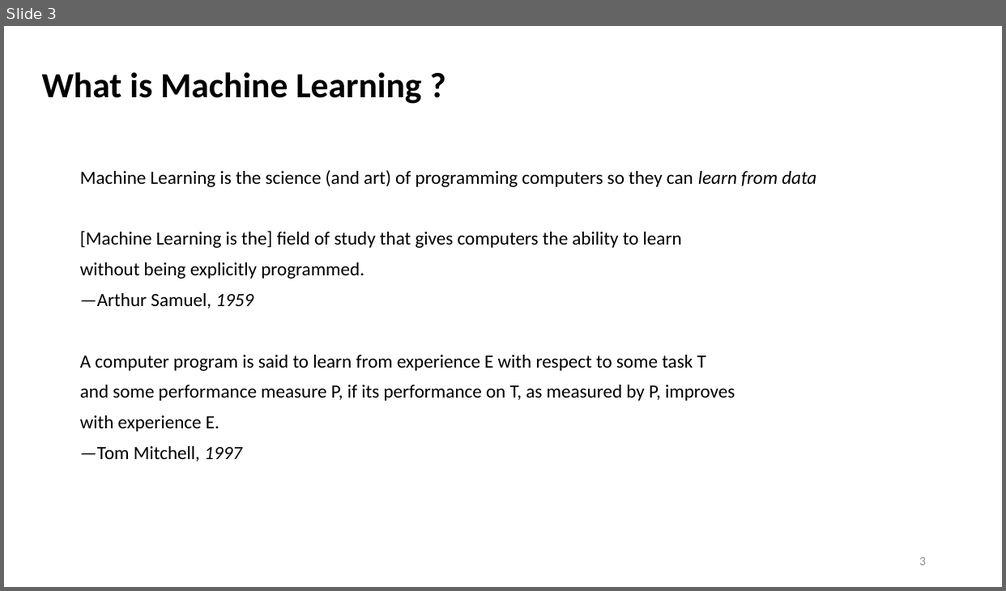
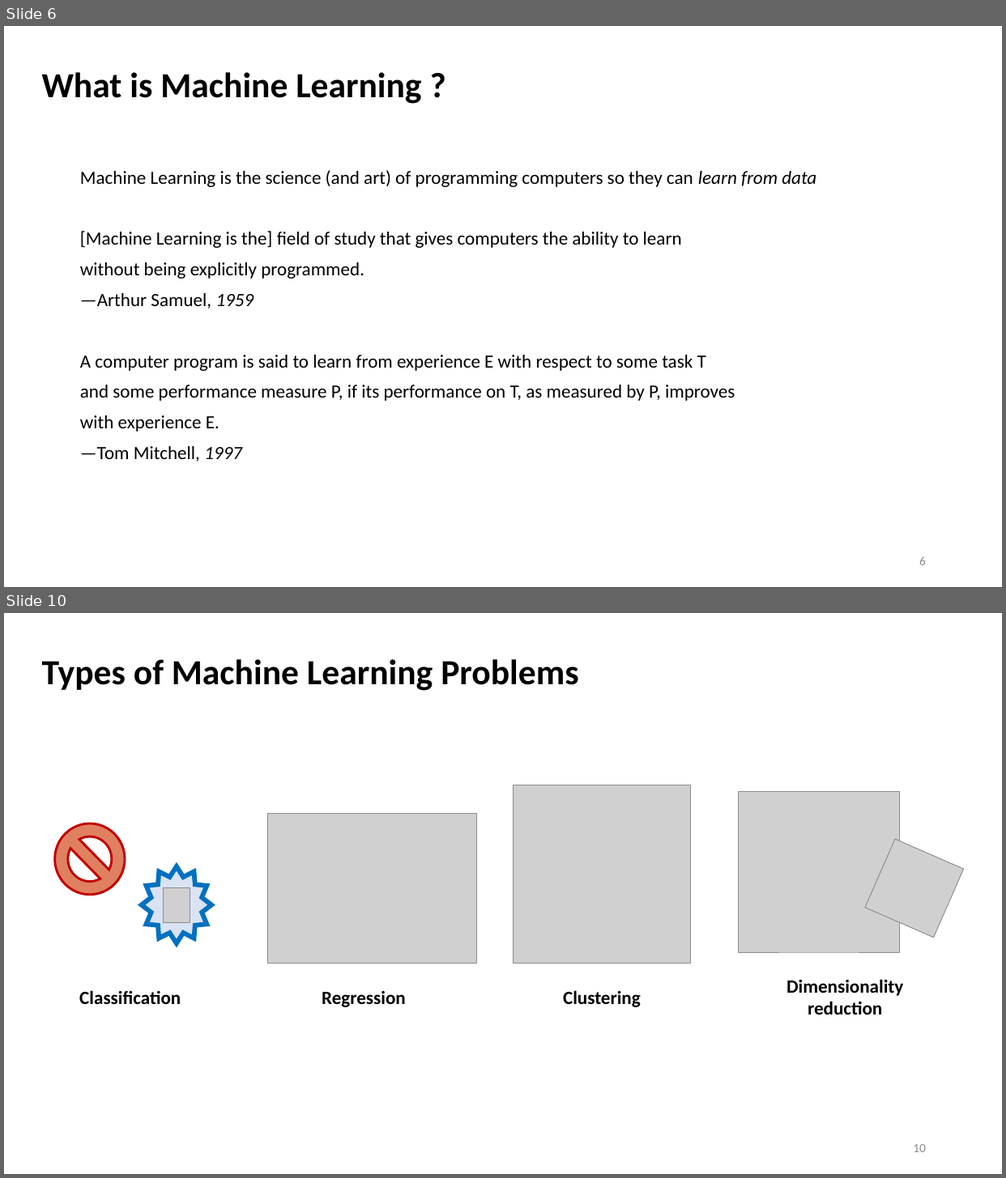
Before and after one commit to khemrajsawant/ML, a slide deck: Machine Learning.pptx. Shown one above the other, each under a label of ours: slide 3 before the commit, slides 6 and 10 after it; the slides between them are not shown. The pictures are 1006x591 and 1006x1178 pixels, drawn with LibreOffice and Linux fonts; fonts in the diff are those of the drawing; grey boxes stand for pictures. Boxes give left, top, right and bottom in pixels: in the first picture for what was removed or moved away, otherwise in the second. Text is boxed around its words. In the diff, an @@ line names an element or a change of style, - is before the commit and + after.

```diff
--- a/Machine Learning.pptx
+++ b/Machine Learning.pptx
@@ slide 10 added at (4, 613, 1002, 1174), background #FFFFFF @@
@@ title added at (42, 659, 578, 691), 34 pt, text #000000, bold @@
+Types of Machine Learning Problems
@@ picture added at (513, 786, 691, 963) @@
@@ picture added at (739, 791, 899, 952) @@
@@ no-entry sign added at (55, 824, 126, 895), fill #CC3300 at 62% opacity, outline #C00000 2.25 pt @@
@@ picture added at (267, 814, 477, 964) @@
@@ picture added at (865, 839, 964, 938) @@
@@ star added at (142, 867, 212, 944), fill #DAE3F3, outline #0070C0 4.5 pt @@
@@ picture added at (164, 888, 189, 923) @@
@@ text added at (79, 990, 181, 1004), 18 pt, text #000000, bold @@
+Classification
@@ text added at (322, 991, 406, 1007), 18 pt, text #000000, bold @@
+Regression
@@ text added at (563, 990, 641, 1007), 18 pt, text #000000, bold @@
+Clustering
@@ text added at (786, 979, 903, 1015), 18 pt, text #000000, bold @@
+Dimensionality reduction
@@ page number added at (913, 1144, 926, 1152), 12 pt, text #8C8C8C @@
+10
@@ what was slide 3 is now slide 6 @@
@@ page number at (919, 557, 926, 565): text changed @@
-3
+6
```
Also in this commit, not shown: 2 slides changed, 48 other slides added.
